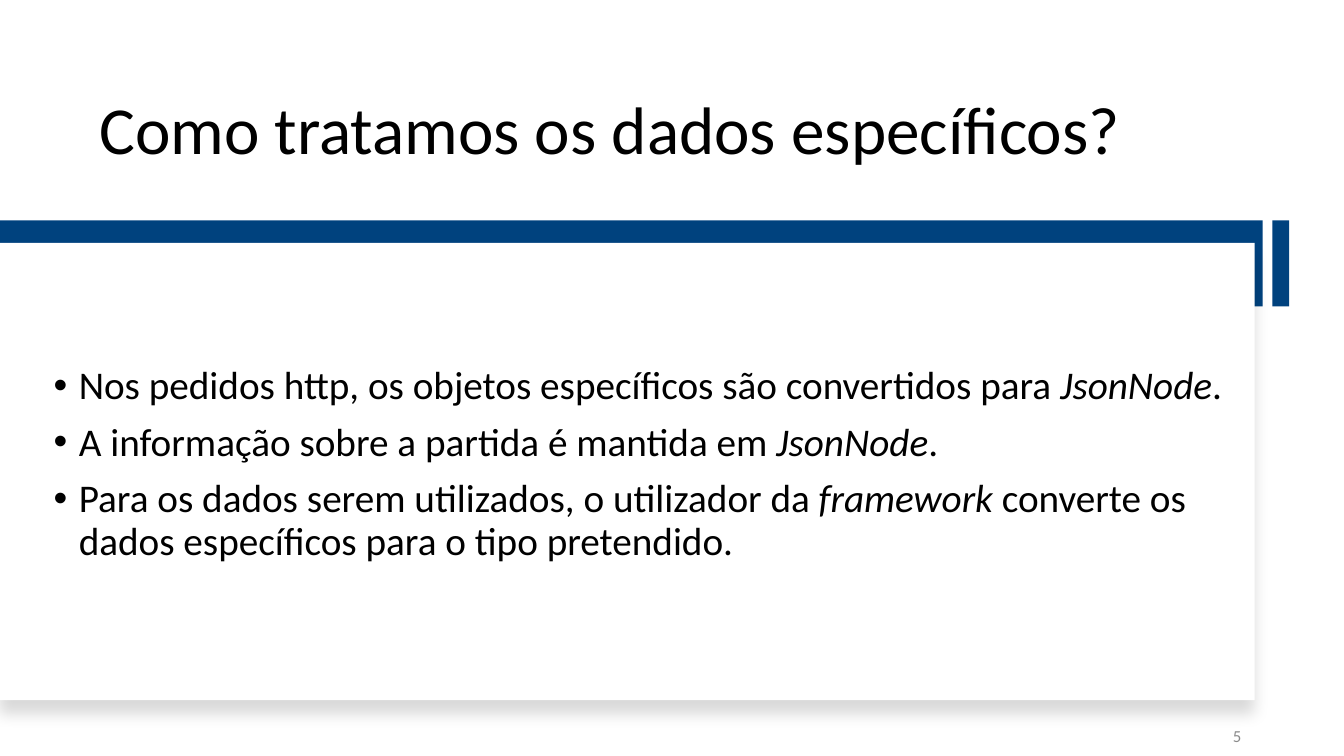
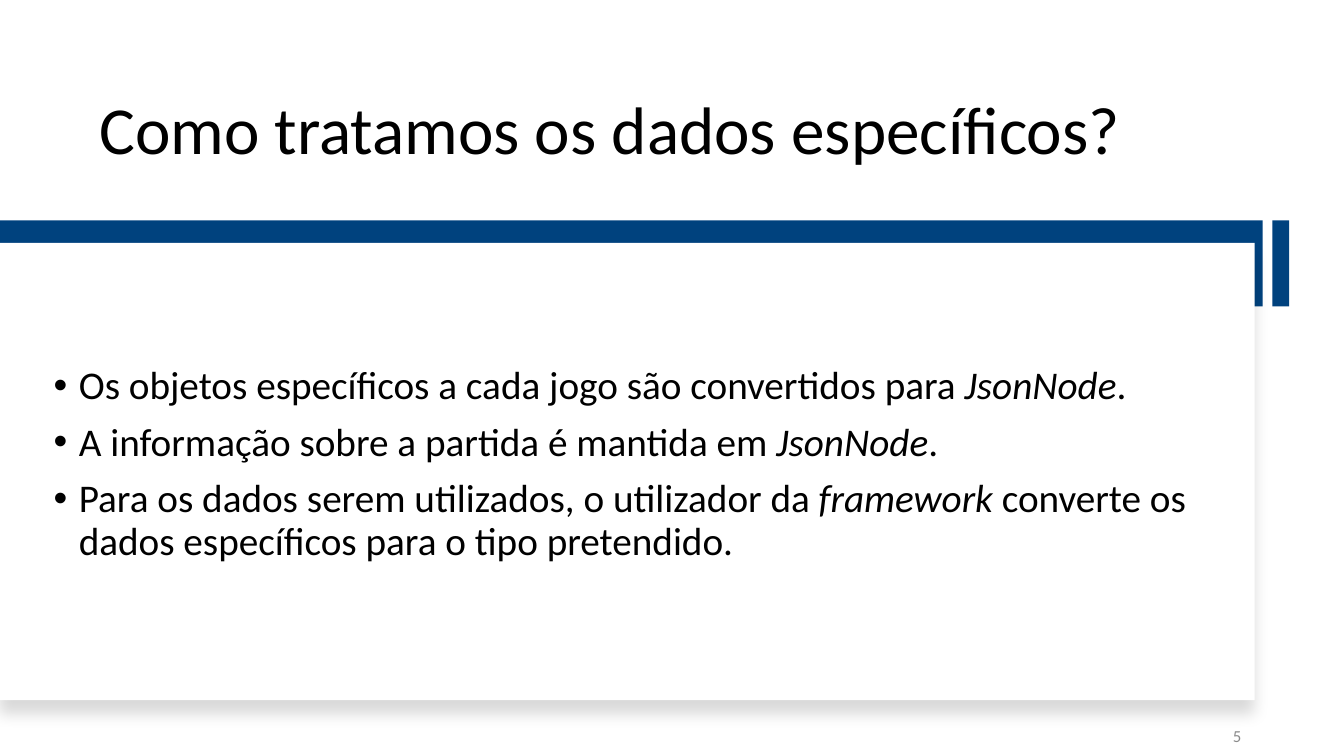
Before and after one commit to i-on-project/turn-games-fw, a slide deck: slide 5 of docs/Demonstration/adG25.pptx. Drawn at 1344x756 pixels with LibreOffice and Linux fonts; fonts in the diff are those of the drawing. Boxes give left, top, right and bottom in pixels: in the first picture for what was removed or moved away, otherwise in the second. Text is boxed around its words. In the diff, an @@ line names an element or a change of style, - is before the commit and + after.

```diff
--- a/docs/Demonstration/adG25.pptx
+++ b/docs/Demonstration/adG25.pptx
@@ text at [79, 371, 1126, 406]: text changed @@
-• Nos pedidos http, os objetos específicos são convertidos para JsonNode.
+• Os objetos específicos a cada jogo são convertidos para JsonNode.
```
Also in this commit, not shown: 3 other slides changed, 3 slides added, 1 slide removed, 1 other file.
